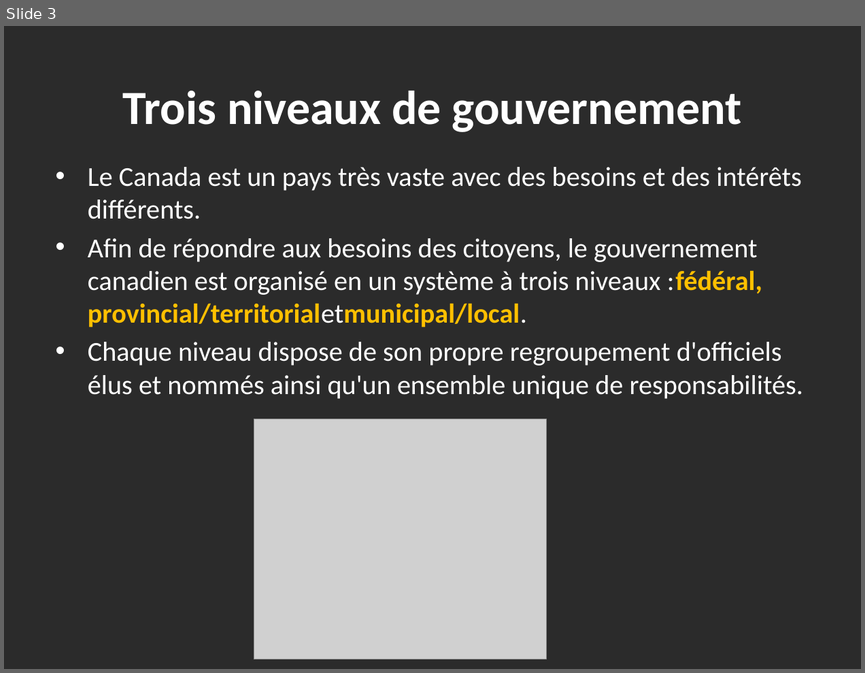
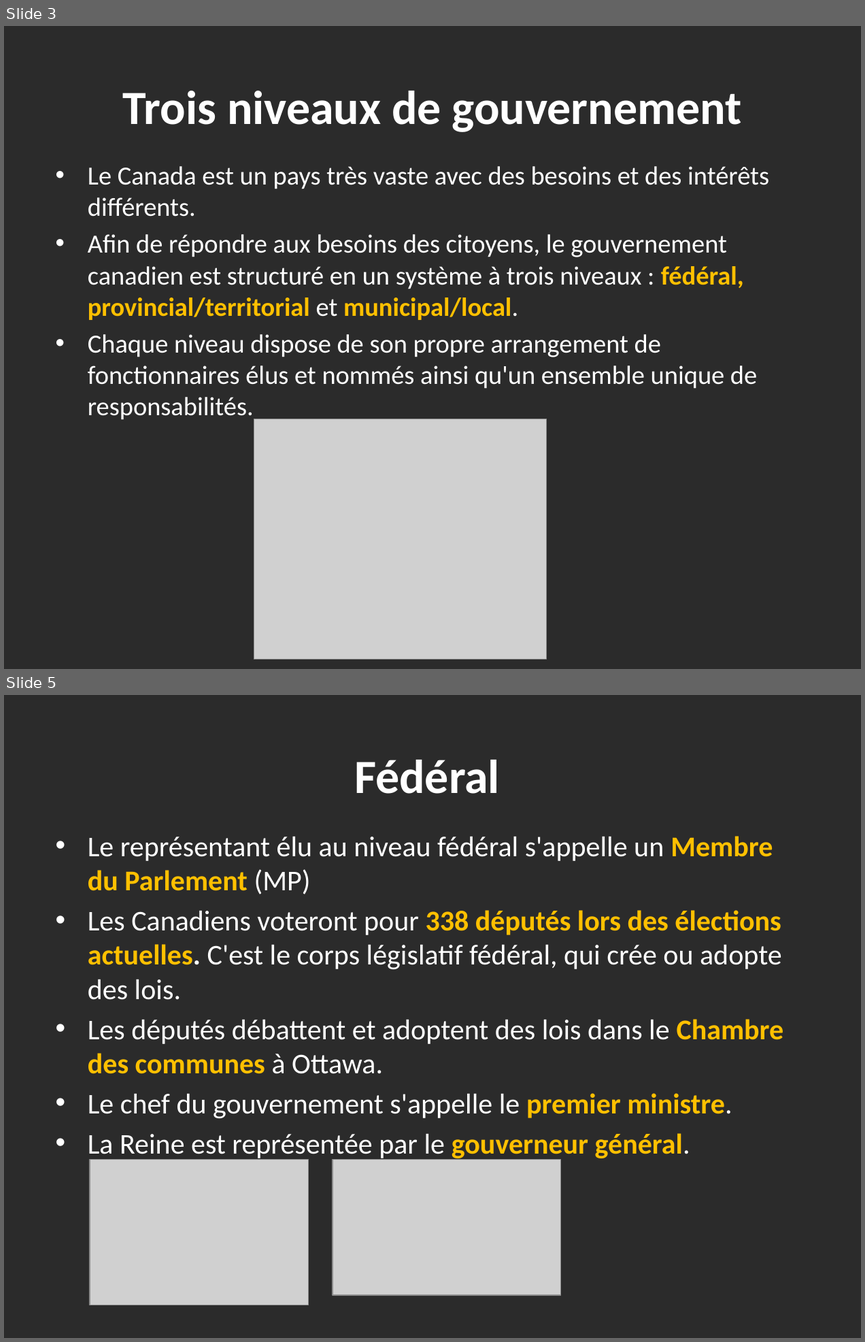
Before and after one commit to haomengqi00709/TranslationAPP, a slide deck: Output_ppt/PPT-3-Government-in-Canada1 (1)_fr_new_layout.pptx. Shown one above the other, each under a label of ours: slide 3 before the commit, slides 3 and 5 after it; the slides between them are not shown. The pictures are 865x673 and 865x1342 pixels, drawn with LibreOffice and Linux fonts; fonts in the diff are those of the drawing; grey boxes stand for pictures; background and template pictures are left out; a plain dark background stands for a picture behind light text. Boxes give left, top, right and bottom in pixels: in the first picture for what was removed or moved away, otherwise in the second. Text is boxed around its words. In the diff, an @@ line names an element or a change of style, - is before the commit and + after.

```diff
--- a/Output_ppt/PPT-3-Government-in-Canada1 (1)_fr_new_layout.pptx
+++ b/Output_ppt/PPT-3-Government-in-Canada1 (1)_fr_new_layout.pptx
@@ slide 5 added at [4,695,861,1338], background picture (left out) @@
@@ title added at [354,760,500,794], 40 pt, text #FFFFFF, bold @@
+Fédéral
@@ text added at [88,836,784,1160], 24 pt, text #FFFFFF @@
+• Le représentant élu au niveau fédéral s'appelle un Membre du Parlement (MP)
+• Les Canadiens voteront pour 338 députés lors des élections actuelles. C'est le corps législatif fédéral, qui crée ou adopte des lois.
+• Les députés débattent et adoptent des lois dans le Chambre des communes à Ottawa.
+• Le chef du gouvernement s'appelle le premier ministre.
+• La Reine est représentée par le gouverneur général.
@@ picture added at [90,1159,308,1305] @@
@@ picture added at [332,1159,560,1295] @@
@@ slide 3 changed as well @@
@@ text at [88,166,769,216]: size 23 to 22 pt in "Le Canada est un pays très vaste ..." @@
@@ text at [88,234,757,420]: text changed; size 23 to 22 pt @@
-• Afin de répondre aux besoins des citoyens, le gouvernement canadien est organisé en un système à trois niveaux :fédéral, provincial/territorialetmunicipal/local.
-• Chaque niveau dispose de son propre regroupement d'officiels élus et nommés ainsi qu'un ensemble unique de responsabilités.
+• Afin de répondre aux besoins des citoyens, le gouvernement canadien est structuré en un système à trois niveaux : fédéral, provincial/territorial et municipal/local.
+• Chaque niveau dispose de son propre arrangement de fonctionnaires élus et nommés ainsi qu'un ensemble unique de responsabilités.
```
Also in this commit, not shown: 2 other slides changed, 6 other slides added, 21 other files.
